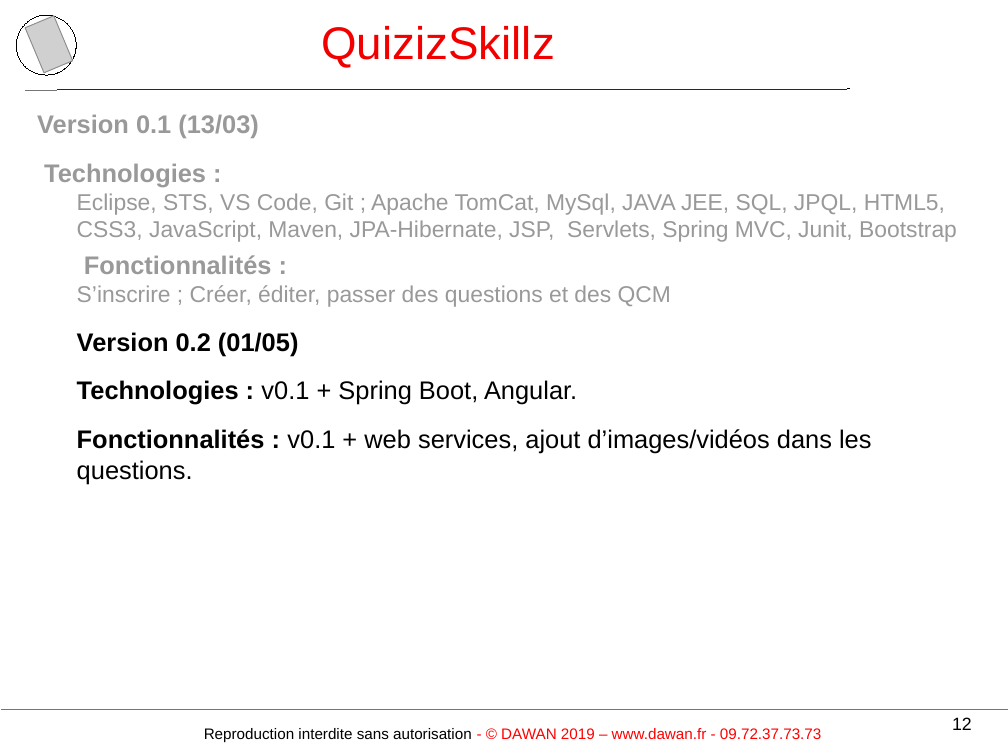
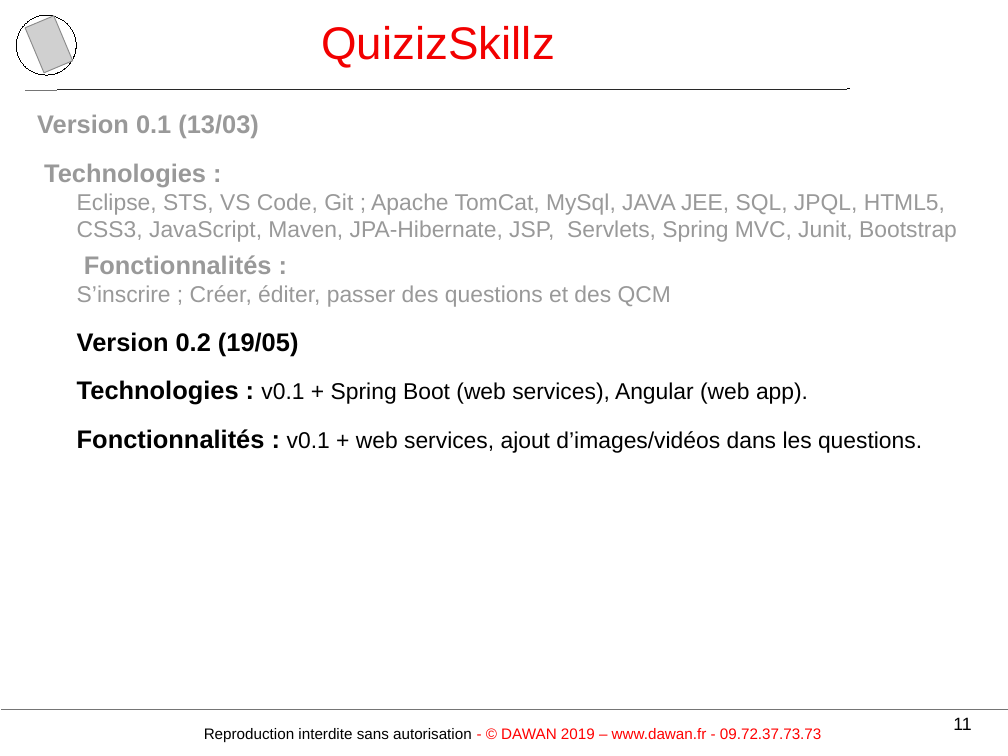
Before and after one commit to TeamLBnantes/QCM, a slide deck: slide 11 of 02Organisation/presentation de Mai/QuizIzSkillzAvecQCM.odp (slide 12 before the commit). Drawn at 1008x756 pixels with LibreOffice and Linux fonts; fonts in the diff are those of the drawing; grey boxes stand for pictures; background and template pictures are left out. Boxes give left, top, right and bottom in pixels: in the first picture for what was removed or moved away, otherwise in the second. Text is boxed around its words. In the diff, an @@ line names an element or a change of style, - is before the commit and + after.

```diff
--- a/02Organisation/presentation de Mai/QuizIzSkillzAvecQCM.odp
+++ b/02Organisation/presentation de Mai/QuizIzSkillzAvecQCM.odp
@@ text at <box>77,332,808,405</box>: text changed; size 20 to 18 pt; bold off @@
-Version 0.2 (01/05)
-Technologies : v0.1 + Spring Boot, Angular.
+Version 0.2 (19/05)
+Technologies : v0.1 + Spring Boot (web services), Angular (web app).
@@ text at <box>77,429,922,453</box>: size 20 to 18 pt in "v0.1 + web services, ajout d’images/vidéos dans ..." @@
@@ page number at <box>953,717,971,730</box>: text changed @@
-12
+11
```
Also in this commit, not shown: 8 other slides changed, 3 slides added, 7 slides removed, 13 other files.
